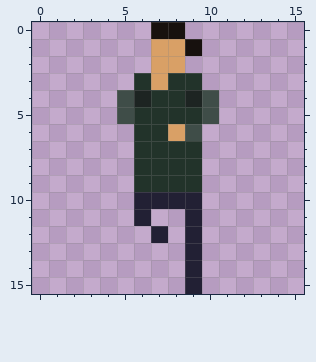
File history of a pixel-art sprite, app/assets/images/sprites/characters/willy/downward/walking3.png. This is how it looked before the edit.
The file is 16x16 pixels.
After the commit:
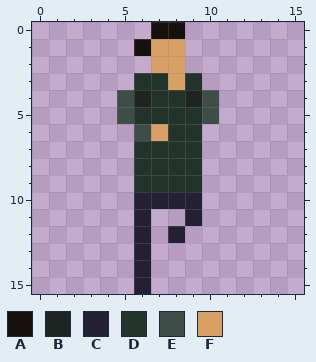
Palette (. is transparent): A #17110e  B #1d2422  C #222034  D #22332a  E #3f4d48  F #d9a066
Diff:
y 1: x 6 . -> A; x 9 A -> .
y 3: x 7..8 FD -> DF
y 6: x 6..9 DDFE -> EFDD
y 12: x 6..9 .C.C -> C.C.
y 13..15: x 6 . -> C; x 9 C -> .
Boxes around the changes in both pictures, in picture pixels (x1, y1, x2, y2):
changed: (134, 39, 202, 141)
changed: (134, 226, 202, 294)
